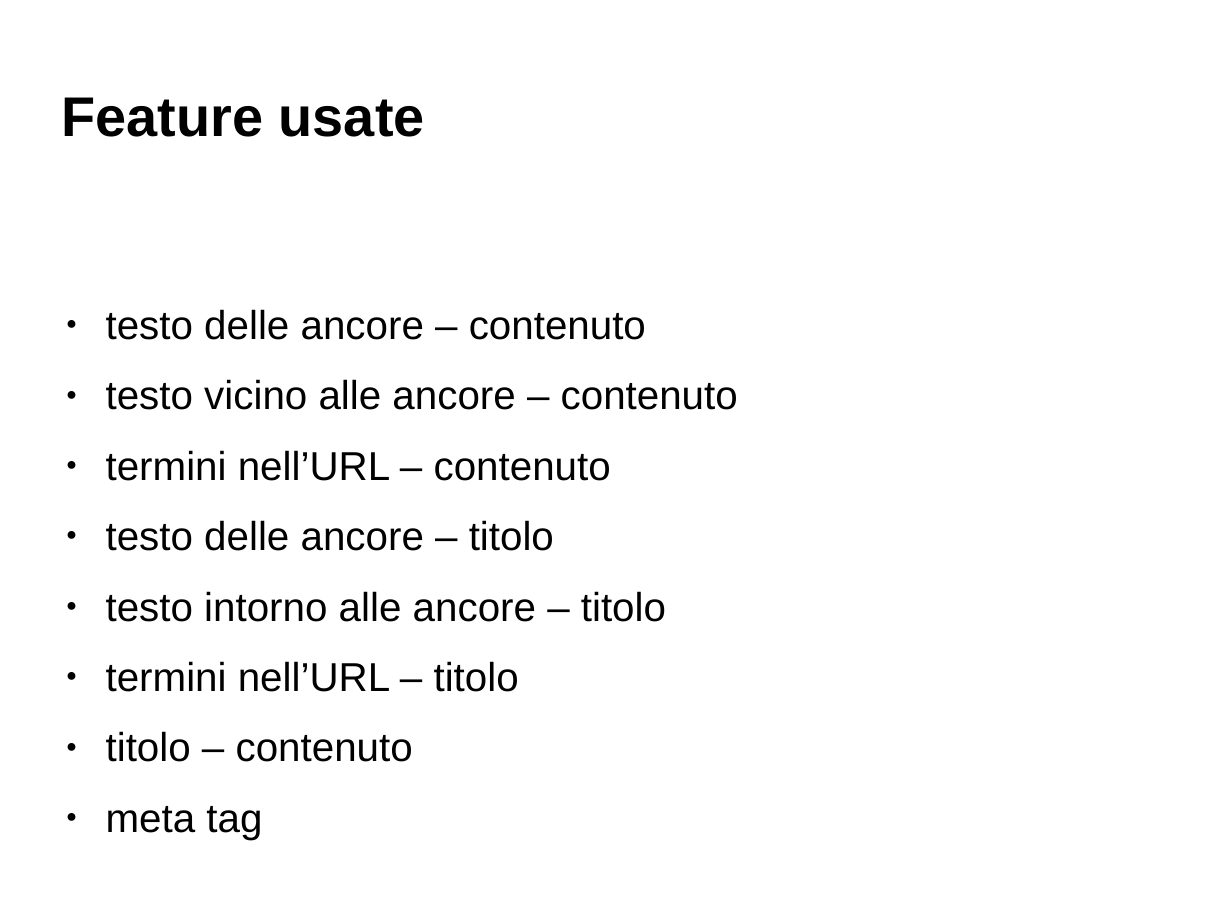
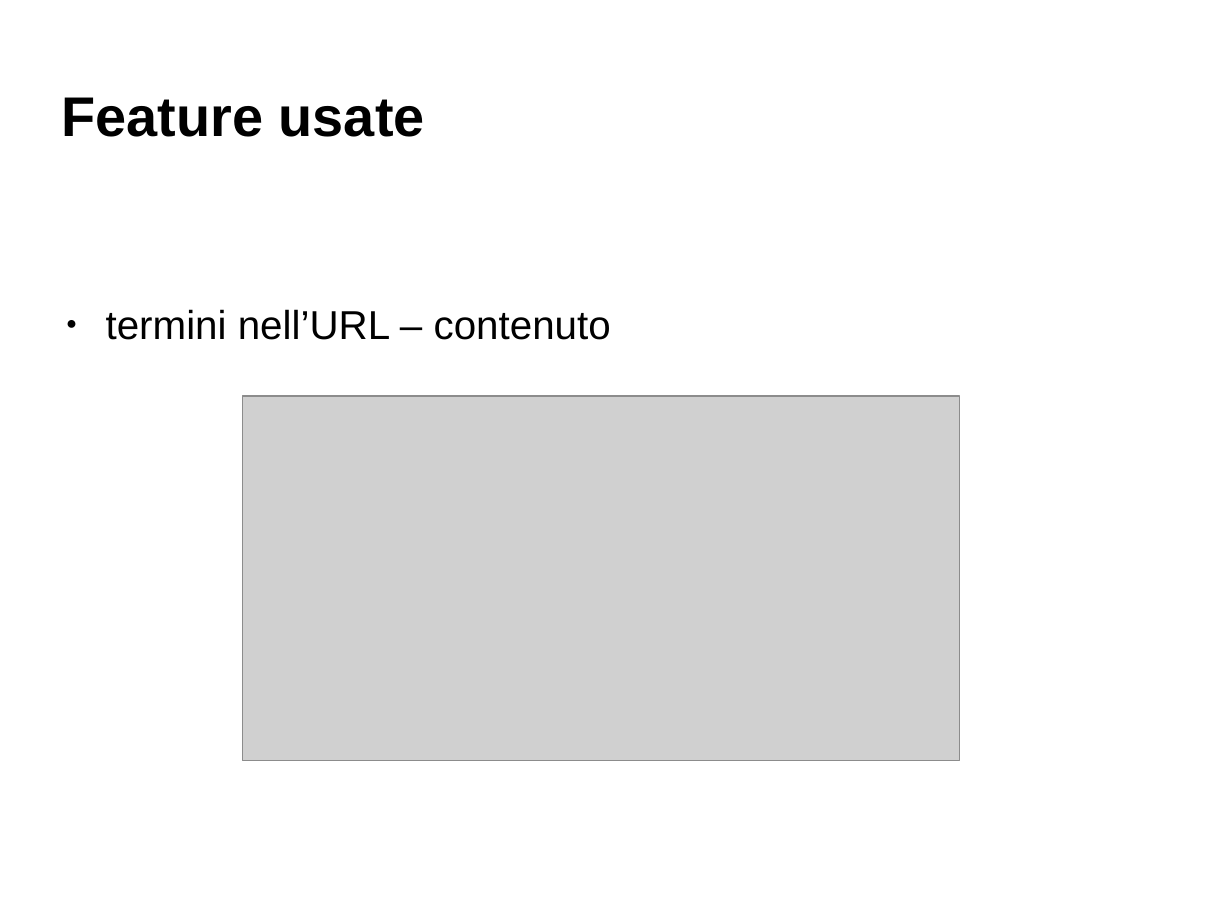
Before and after one commit to Toolanto/presentation, a slide deck: slide 37 of presentazione.odp (slide 36 before the commit). Drawn at 1232x924 pixels with LibreOffice and Linux fonts; fonts in the diff are those of the drawing; grey boxes stand for pictures; background and template pictures are left out. Boxes give left, top, right and bottom in pixels: in the first picture for what was removed or moved away, otherwise in the second. Text is boxed around its words. In the diff, an @@ line names an element or a change of style, - is before the commit and + after.

```diff
--- a/presentazione.odp
+++ b/presentazione.odp
@@ text at box(106, 309, 738, 410): paragraphs removed @@
-● testo delle ancore – contenuto
-● testo vicino alle ancore – contenuto
@@ picture added at box(243, 396, 960, 760) @@
@@ text at box(106, 520, 666, 762): paragraphs removed @@
-● testo delle ancore – titolo
-● testo intorno alle ancore – titolo
-● termini nell’URL – titolo
-● titolo – contenuto
-● meta tag
```
Also in this commit, not shown: 15 other slides changed, 8 slides added, 1 slide removed, 1 other file.
